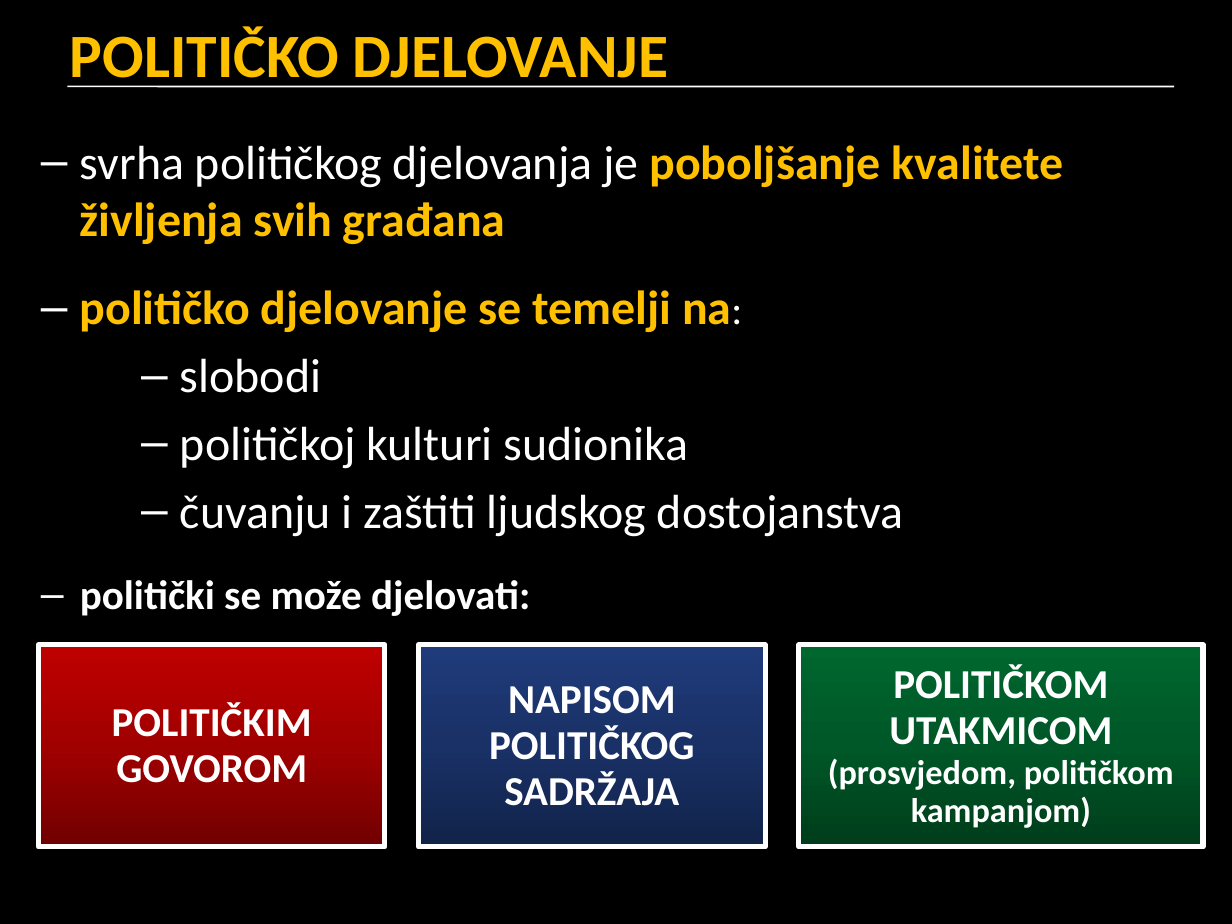
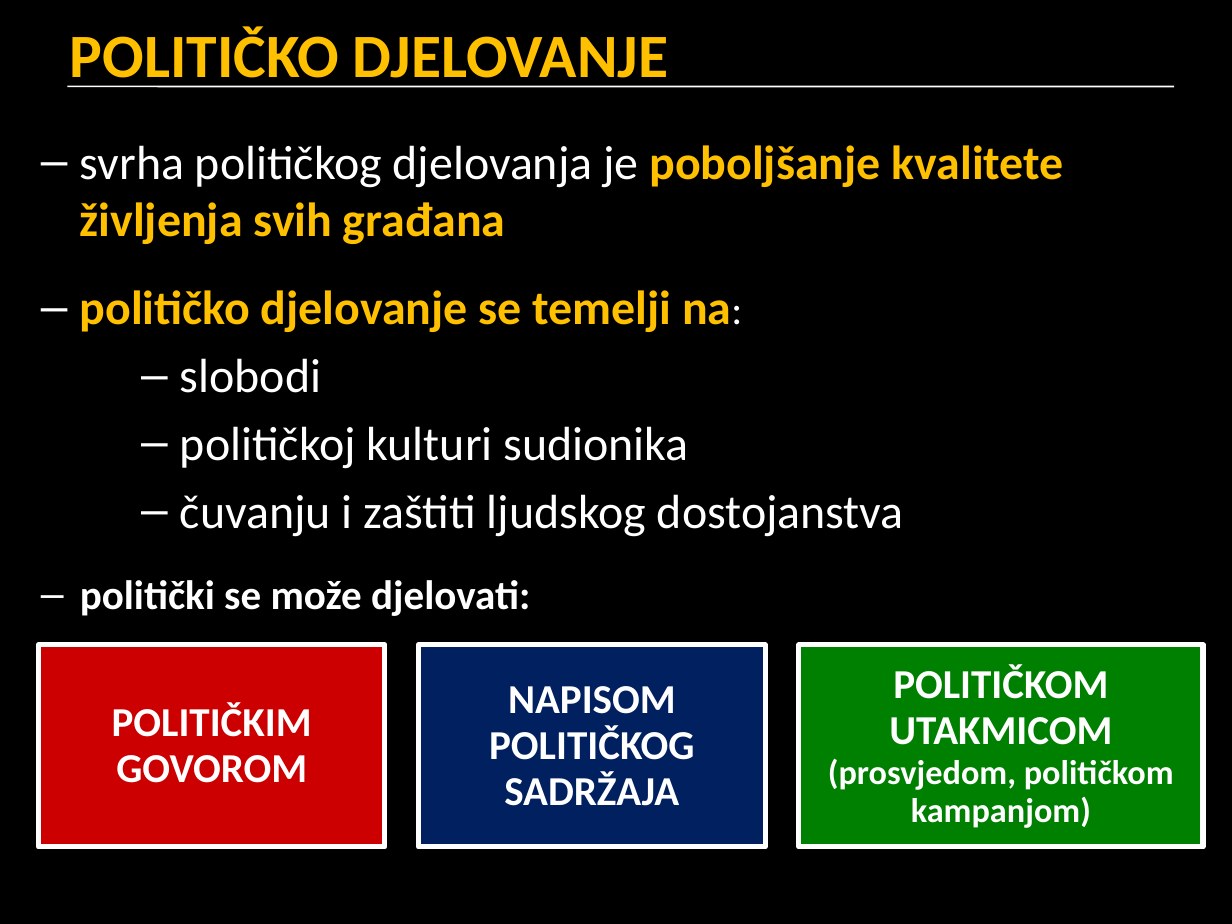
Before and after one commit to cornx/print, a slide deck: slide 24 of data/prezentacije/politika/001_UG_pojam_politike.pptx. Drawn at 1232x924 pixels with LibreOffice and Linux fonts; fonts in the diff are those of the drawing. Boxes give left, top, right and bottom in pixels: in the first picture for what was removed or moved away, otherwise in the second. Text is boxed around its words. In the diff, an @@ line names an element or a change of style, - is before the commit and + after.

```diff
--- a/data/prezentacije/politika/001_UG_pojam_politike.pptx
+++ b/data/prezentacije/politika/001_UG_pojam_politike.pptx
@@ rectangle "POLITIČKIM GOVOROM" at box(38, 644, 384, 846): fill gradient #720000 to #A20000 to #C00000 to #CC0000 @@
@@ rectangle "NAPISOM POLITIČKOG SADRŽAJA" at box(419, 644, 765, 846): fill gradient #122349 to #1A3168 to #1F3B7B to #002060 @@
@@ rectangle "POLITIČKOM UTAKMICOM (prosvjedom, političkom kampanjom)" at box(798, 644, 1202, 846): fill gradient #003E1C to #005828 to #00682F to #008000 @@
```
Also in this commit, not shown: 5 other slides changed.
